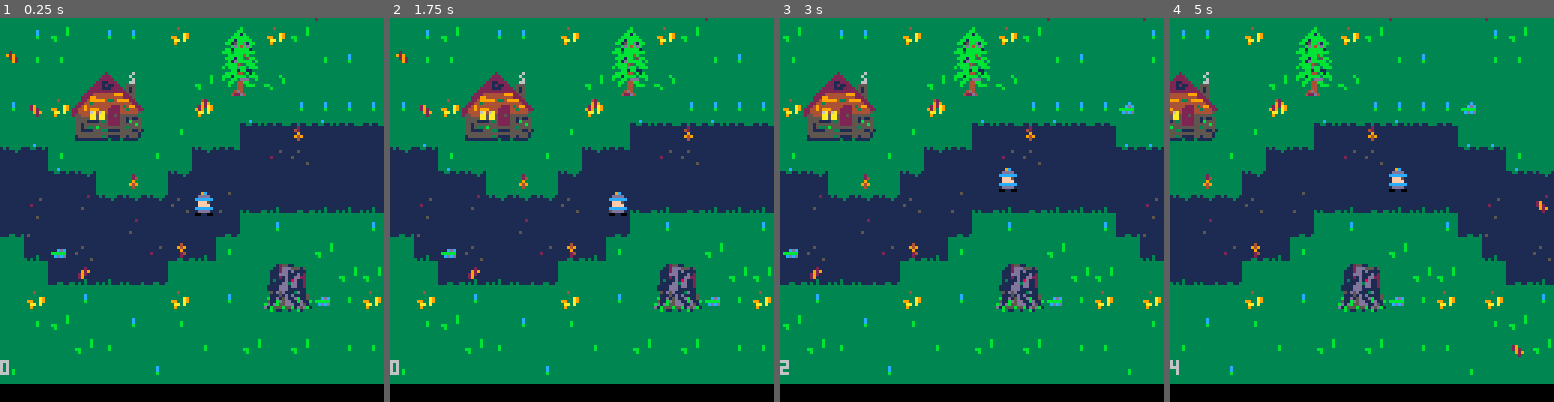
Above: before the commit, frames 1-4 (left to right).
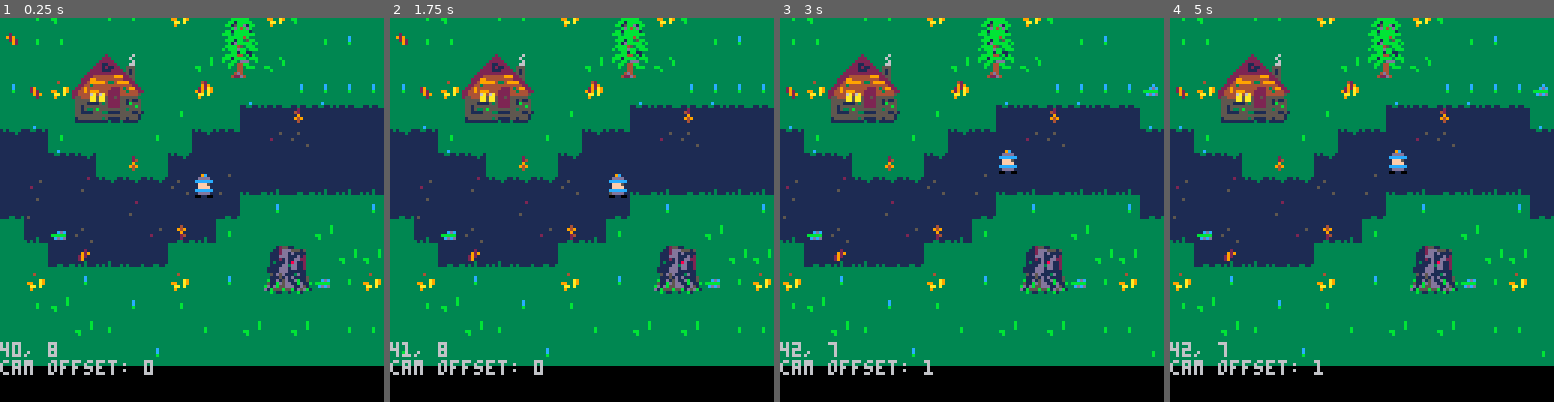
Above: after the commit, the same moments.

Repository: schoblaska/pico-8
Game: PICO-8 cartridge src/kaido.p8
Two runs of this game, one before a commit and one after it. Both use one fixed random seed, a clock stepped at 60 frames per second and the inputs below.
Inputs:
- Up to frame 1 (0.25 s): no input
- Up to frame 2 (1.75 s): hold Right from 1.6 s (still down)
- Up to frame 3 (3 s): release Right at 2.1 s; hold Up 2.15-2.42 s; hold Right from 2.47 s (still down)
- Up to frame 4 (5 s): release Right at 3.03 s; hold Left 3.08-3.58 s; hold Down 3.63-3.97 s; hold Right 4.02-4.68 s; hold Up from 4.73 s (still down)

The runs differ from the first frame. In frame 1, 24% of the frame differs, in the area x 0-100%, y 0-96%; in frame 2, 24%; in frame 3, 27%; in frame 4, 33%.

Commit message:
Optimize leaf rendering and spawning logic
Enhanced the leaf rendering to support wrap-around at the edges of the screen, ensuring visual continuity across the map's boundaries. Removed the direct leaf spawn call from the update loop to decouple rendering and spawning logic for better modularity. Fixed position calculation in leaf_at and displace_leaf to correctly handle the map's horizontal wrapping. Adjusted debug output to display player position and camera offset more informatively.

This change improves the game's visual consistency, particularly for features that extend beyond a single screen, and simplifies leaf management by separating concerns. The updated debug information aids in troubleshooting and fine-tuning the camera system and player positioning.

Refactors code for maintainability and prepares for further enhancements to the leaf system.

Diff:
--- a/src/kaido.p8
+++ b/src/kaido.p8
@@ -112,7 +112,6 @@
     cam_offset = player.x - 6
   end
 
-  spawn_leaves()
   update_leaves()
 end
 
@@ -138,18 +137,27 @@
   end
 
   for leaf in all(leaves) do
-    sspr(
-      leaf.sprite.x,
-      leaf.sprite.y,
-      8,
-      8,
-      (leaf.x - cam_offset) * 8,
-      leaf.y * 8,
-      8,
-      8,
-      leaf.rotation == 90 or leaf.rotation == 270,
-      leaf.rotation == 180 or leaf.rotation == 270
-    )
+    local exxes = {
+      (leaf.x - cam_offset) % mapwidth * 8,
+      (leaf.x - cam_offset % mapwidth + mapwidth) % mapwidth * 8
+    }
+
+    for x in all(exxes) do
+      if x >= 0 and x <= 128 then
+        sspr(
+          leaf.sprite.x,
+          leaf.sprite.y,
+          8,
+          8,
+          x,
+          leaf.y * 8,
+          8,
+          8,
+          leaf.rotation == 90 or leaf.rotation == 270,
+          leaf.rotation == 180 or leaf.rotation == 270
+        )
+      end
+    end
   end
 
   for y = 0, 15 do
@@ -179,7 +187,9 @@
     end
   end
 
-  print(cam_offset)
+  local modx, mody = modxy(player.x, player.y)
+  print(modx .. ", " .. mody)
+  print("cam offset: " .. cam_offset)
 end
 
 function modxy(x, y)
@@ -193,24 +203,6 @@
 
 function sample(array)
   return array[flr(rnd(#array)) + 1]
-end
-
-function spawn_leaves()
-  if rnd(leafspawn) < 1 then
-    local x = 15
-    local y = flr(rnd(16))
-
-    if not leaf_at(x, y) then
-      add(
-        leaves, {
-          x = x,
-          y = y,
-          sprite = sprites.leaves[flr(rnd(#sprites.leaves)) + 1],
-          rotation = 0
-        }
-      )
-    end
-  end
 end
 
 function update_leaves()
@@ -267,7 +259,7 @@
 
 function leaf_at(x, y)
   for leaf in all(leaves) do
-    if leaf.x == x and leaf.y == y then
+    if leaf.x == x % mapwidth and leaf.y == y then
       return true
     end
   end
@@ -276,7 +268,9 @@
 end
 
 function displace_leaf(x, y, dx, dy)
-  if not leaf_at(x, y) then
+  local modx = x % mapwidth
+
+  if not leaf_at(modx, y) then
     return
   end
 
@@ -292,12 +286,14 @@
     { 1, 0 }
   }
 
-  for vector in all(vectors) do
-    for leaf in all(leaves) do
-      if leaf.x == x and leaf.y == y and leaf_can_move_to(x + vector[1], y + vector[2]) then
-        leaf.x += vector[1]
-        leaf.y += vector[2]
-        return
+  for leaf in all(leaves) do
+    if leaf.x == modx and leaf.y == y then
+      for vector in all(vectors) do
+        if leaf_can_move_to(modx + vector[1], y + vector[2]) then
+          leaf.x += vector[1]
+          leaf.y += vector[2]
+          return
+        end
       end
     end
   end
